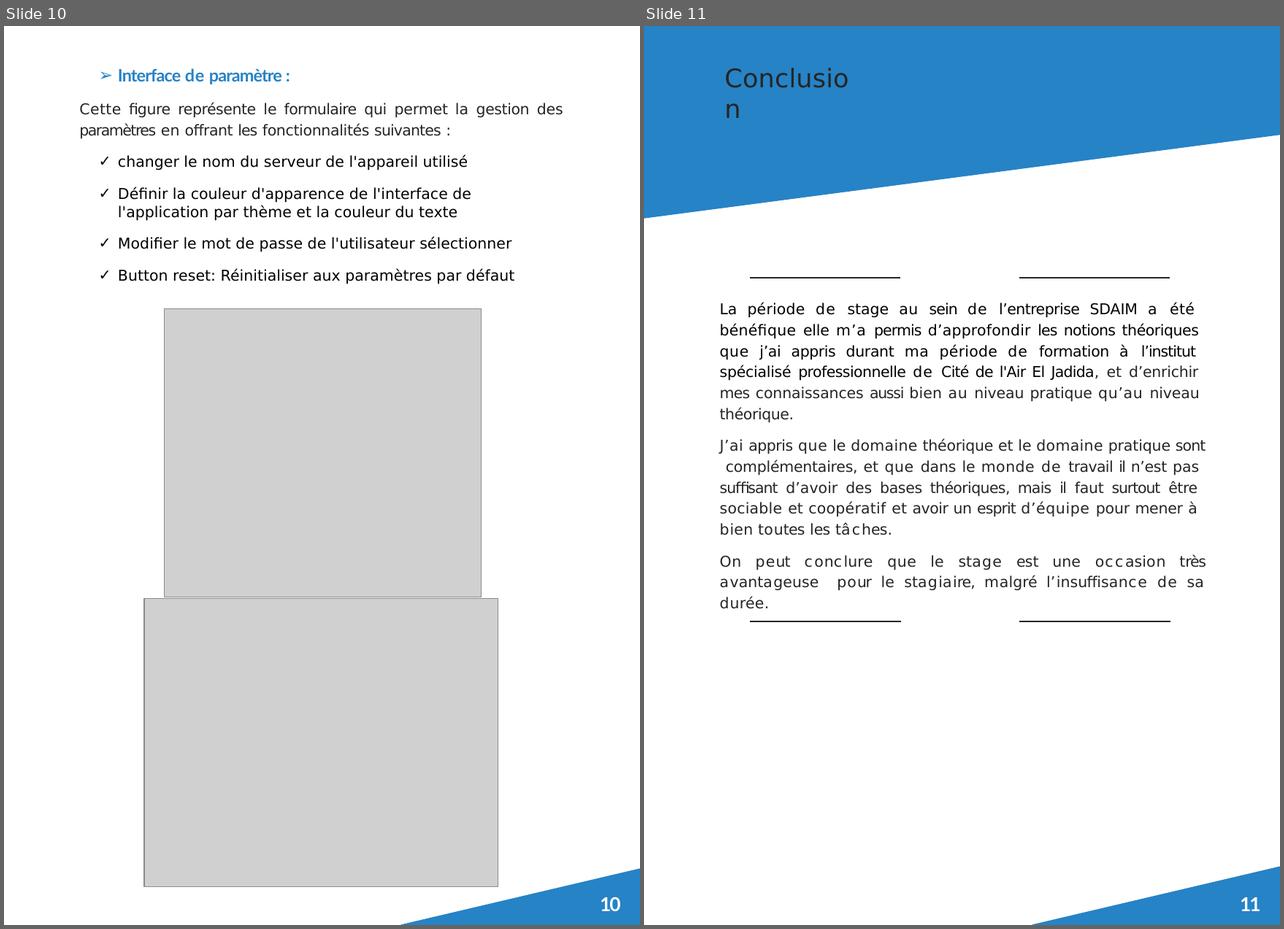
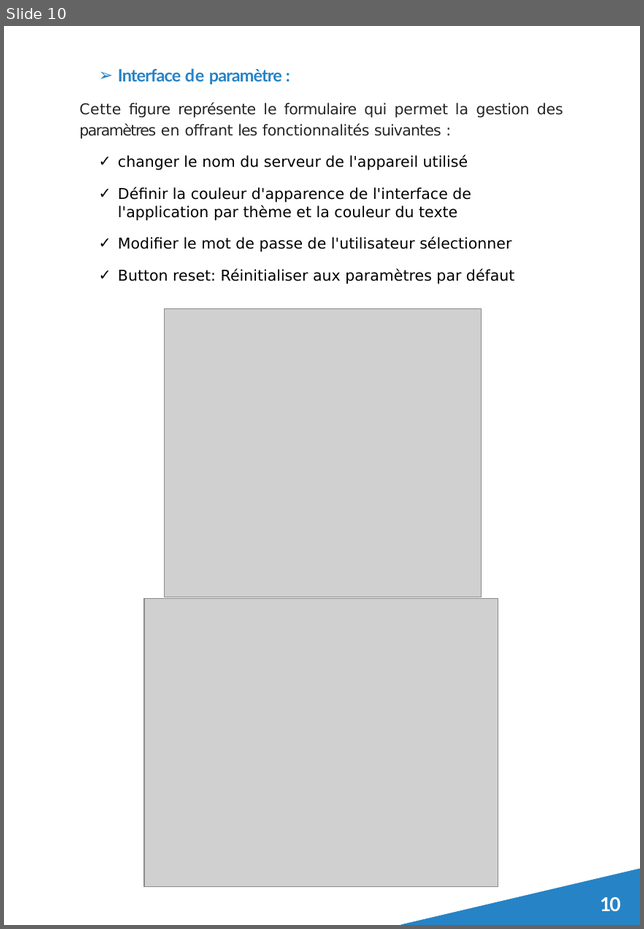
Before and after one commit to OussamaBelhane/SDAIM, a slide deck: SDAIM APP/explain app.pptx. Shown side by side, each under a label of ours: slides 10 and 11 before the commit, slide 10 after it. The pictures are 1284x929 and 644x929 pixels, drawn with LibreOffice and Linux fonts; fonts in the diff are those of the drawing; grey boxes stand for pictures; background and template pictures are left out. Boxes give left, top, right and bottom in pixels: in the first picture for what was removed or moved away, otherwise in the second. Text is boxed around its words. In the diff, an @@ line names an element or a change of style, - is before the commit and + after.

```diff
--- a/SDAIM APP/explain app.pptx
+++ b/SDAIM APP/explain app.pptx
@@ slide 11 removed at (644,26,1280,925), background #FFFFFF @@
@@ freeform shape removed at (644,26,1280,219) @@
@@ title removed at (724,76,864,109) @@
-Conclusion
@@ freeform shape removed at (644,135,1280,219) @@
@@ freeform shape removed at (749,279,900,279) @@
@@ freeform shape removed at (1019,279,1170,279) @@
@@ text removed at (720,303,1206,591) @@
-La période de stage au sein de l’entreprise SDAIM a été bénéfique elle m’a permis d’approfondir les notions théoriques que j’ai appris durant ma période de formation à l’institut spécialisé professionnelle de Cité de l'Air El Jadida, et d’enrichir mes connaissances aussi bien au niveau pratique qu’au niveau théorique.
-J’ai appris que le domaine théorique et le domaine pratique sont complémentaires, et que dans le monde de travail il n’est pas suffisant d’avoir des bases théoriques, mais il faut surtout être sociable et coopératif et avoir un esprit d’équipe pour mener à bien toutes les tâches.
-On peut conclure que le stage est une occasion très avantageuse pour le stagiaire, malgré l’insuffisance de sa durée.
@@ freeform shape removed at (751,622,901,622) @@
@@ freeform shape removed at (1020,622,1170,622) @@
@@ freeform shape removed at (1033,868,1280,925) @@
@@ freeform shape removed at (1033,868,1280,925) @@
@@ text removed at (1240,898,1261,911) @@
-11
```
